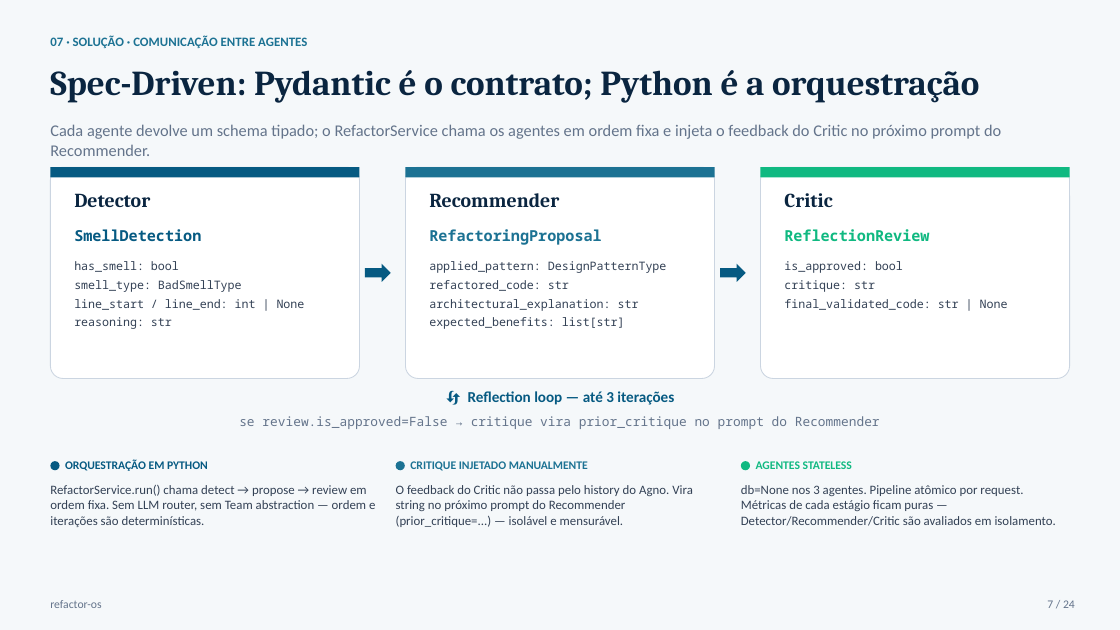
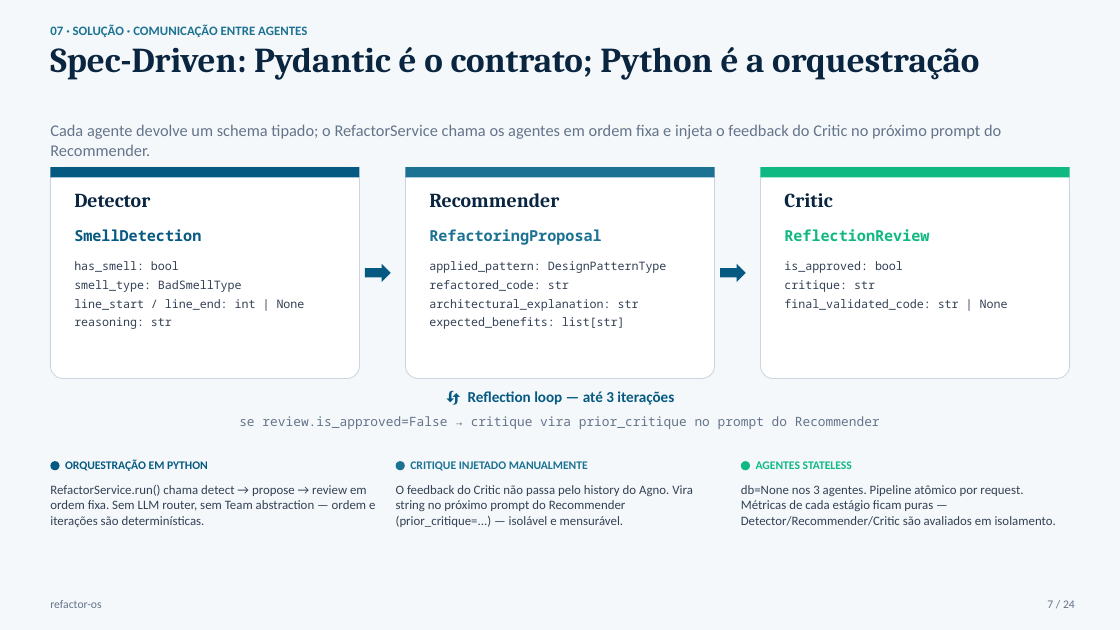
Before and after one commit to jvras58/refactor-os, a slide deck: slide 7 of docs/apresentacao/refactor-os.pptx. Drawn at 1120x630 pixels with LibreOffice and Linux fonts; fonts in the diff are those of the drawing. Boxes give left, top, right and bottom in pixels: in the first picture for what was removed or moved away, otherwise in the second. Text is boxed around its words. In the diff, an @@ line names an element or a change of style, - is before the commit and + after.

```diff
--- a/docs/apresentacao/refactor-os.pptx
+++ b/docs/apresentacao/refactor-os.pptx
@@ text "07 · SOLUÇÃO · COMUNICAÇÃO ...": place and size @@
-text "07 · SOLUÇÃO · COMUNICAÇÃO ..." at (50,35,307,48)
+text "07 · SOLUÇÃO · COMUNICAÇÃO ..." at (50,25,307,37)
@@ text "Spec-Driven: Pydantic é o contrato; ...": place and size @@
-text "Spec-Driven: Pydantic é o contrato; ..." at (50,70,979,103)
+text "Spec-Driven: Pydantic é o contrato; ..." at (50,47,979,79)
```
Also in this commit, not shown: 2 other slides changed.
